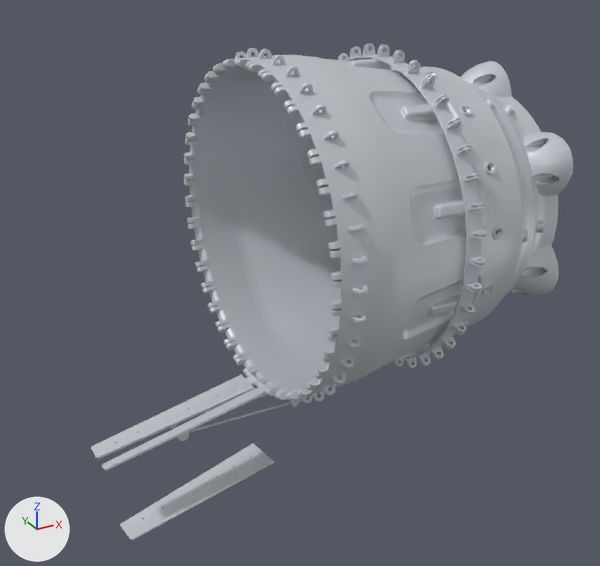
A saved change to the glTF model models/exhaust.glb.
Both versions are drawn from a 50 mm lens placed at (0.191, -2.126, 1.295), pointed at (0.53, -1.51, 0.987). Lighting does not change. The marker at lower left points along +X, +Y and +Z. The first picture is the older version. Where no turn or scale is listed for an object, it has been applied to the vertices. Vertices at exactly the same position are counted once.

Before the edit, the objects in view are built like this:
```python
ob_blade_1 = bpy.data.objects.new('Blade 1', me_blade_1)
ob_blade_1.parent = ob_exhaust
ob_blade_1.location = (0.42, -1.504, 0.791)
ob_blade_1.scale = (0.0761, 0.0761, 0.0761)
ob_blade_2 = bpy.data.objects.new('Blade 2', me_blade_2)
ob_blade_2.parent = ob_exhaust
ob_blade_2.location = (0.405, -1.532, 0.885)
ob_blade_2.scale = (0.0794, 0.0794, 0.0794)
ob_blade_3 = bpy.data.objects.new('Blade 3', me_blade_3)
ob_blade_3.parent = ob_exhaust
ob_blade_3.location = (0.405, -1.508, 0.883)
ob_blade_3.scale = (0.0794, 0.0794, 0.0794)
ob_flare_base = bpy.data.objects.new('Flare base', me_flare_base)
ob_flare_base.location = (0.6137, -1.5076, 1.0422)
ob_flare_lever_1 = bpy.data.objects.new('Flare lever 1', me_flare_lever_1)
ob_flare_lever_1.parent = ob_exhaust
ob_flare_lever_1.location = (0.455, -1.519, 0.876)
ob_flare_lever_1.scale = (0.058, 0.058, 0.058)
ob_flare_lever_2 = bpy.data.objects.new('Flare lever 2', me_flare_lever_2)
ob_flare_lever_2.parent = ob_exhaust
ob_flare_lever_2.location = (0.564, -1.521, 0.886)
ob_flare_lever_2.scale = (0.0558, 0.0558, 0.0558)
ob_flare_lever_3 = bpy.data.objects.new('Flare lever 3', me_flare_lever_3)
ob_flare_lever_3.parent = ob_exhaust
ob_flare_lever_3.location = (0.505, -1.521, 0.884)
ob_flare_lever_3.scale = (0.0174, 0.0174, 0.0174)
ob_rear_casing = bpy.data.objects.new('Rear casing', me_rear_casing)
ob_rear_casing.location = (0.6105, -1.5076, 1.0422)
```
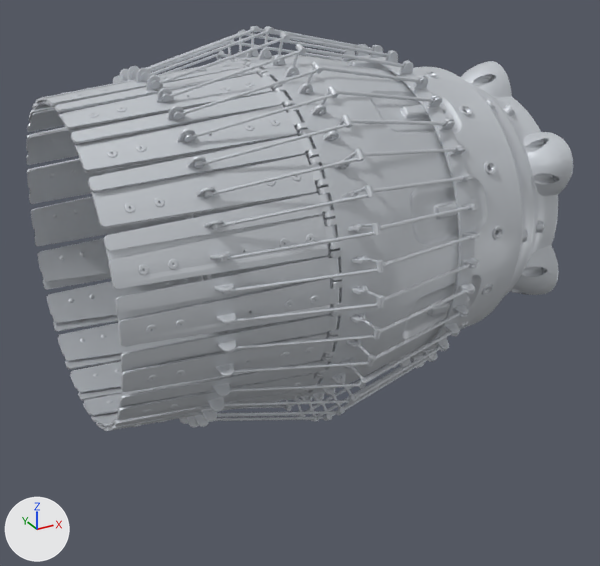
Commit message: Update the exhaust model to the fixed assembly

The change, as a diff of the scene's bpy script:
```diff
--- a/models/exhaust.glb.py
+++ b/models/exhaust.glb.py
@@ me_flare_lever_1 @@
 # used by ob_flare_lever_1; parent = ob_exhaust; location = (0.455, -1.519, 0.876); scale = (0.058, 0.058, 0.058)
-me_flare_lever_1.from_pydata(...)  # 1258 vertices, 2508 faces, 1246 loose edges; spans x -1.0..1.0, y -0.27..0.27, z -0.07..0.07
+me_flare_lever_1.from_pydata(...)  # 11025 vertices, 21890 faces, 11652 loose edges; spans x -0.33..0.33, y -1.0..1.0, z -1.0..1.0
+# me_flare_lever_1 part 1: 11025 vertices added at x -0.33..0.33, y -1.0..1.0, z -1.0..1.0
+# me_flare_lever_1 part 2: 1258 vertices removed from x -1.0..1.0, y -0.27..0.27, z -0.07..0.07
 me_flare_lever_1.materials.append(mat_heat_ring)
@@ me_flare_lever_2 @@
 # used by ob_flare_lever_2; parent = ob_exhaust; location = (0.564, -1.521, 0.886); scale = (0.0558, 0.0558, 0.0558)
-me_flare_lever_2.from_pydata(...)  # 564 vertices, 1128 faces, 576 loose edges; spans x -1.0..1.0, y -0.27..0.27, z -0.26..0.26
+me_flare_lever_2.from_pydata(...)  # 4581 vertices, 9162 faces, 6074 loose edges; spans x -0.32..0.32, y -1.0..1.0, z -1.0..1.0
+# me_flare_lever_2 part 3: 4581 vertices added at x -0.32..0.32, y -1.0..1.0, z -1.0..1.0
+# other edits to the shape of me_flare_lever_2 do not show in these pictures
 me_flare_lever_2.materials.append(mat_heat_ring)
@@ me_blade_1 @@
 # used by ob_blade_1; parent = ob_exhaust; location = (0.42, -1.504, 0.791); scale = (0.0761, 0.0761, 0.0761)
-me_blade_1.from_pydata(...)  # 553 vertices, 1122 faces, 551 loose edges; spans x -1.0..1.0, y -0.31..0.31, z -0.22..0.22
+me_blade_1.from_pydata(...)  # 4394 vertices, 9108 faces, 4818 loose edges; spans x -0.53..0.53, y -1.0..1.0, z -1.0..1.0
+# me_blade_1 part 7: 4394 vertices added at x -0.53..0.53, y -1.0..1.0, z -1.0..1.0
+# me_blade_1 part 8: 553 vertices removed from x -1.0..1.0, y -0.31..0.31, z -0.22..0.22
 me_blade_1.materials.append(mat_heat_ring)
@@ me_blade_3 @@
 # used by ob_blade_3; parent = ob_exhaust; location = (0.405, -1.508, 0.883); scale = (0.0794, 0.0794, 0.0794)
-me_blade_3.from_pydata(...)  # 1786 vertices, 3592 faces, 660 loose edges; spans x -1.0..1.0, y -0.18..0.18, z -0.22..0.22
+me_blade_3.from_pydata(...)  # 15484 vertices, 31376 faces, 10511 loose edges; spans x -0.54..0.54, y -1.0..1.0, z -1.0..1.0
+# me_blade_3 part 5: 15484 vertices added at x -0.54..0.54, y -1.0..1.0, z -1.0..1.0
+# me_blade_3 part 6: 1786 vertices removed from x -1.0..1.0, y -0.18..0.18, z -0.22..0.22
 me_blade_3.materials.append(mat_heat_ring)
@@ me_blade_2 @@
 # used by ob_blade_2; parent = ob_exhaust; location = (0.405, -1.532, 0.885); scale = (0.0794, 0.0794, 0.0794)
-me_blade_2.from_pydata(...)  # 1292 vertices, 2584 faces, 217 loose edges; spans x -1.0..1.0, y -0.11..0.11, z -0.23..0.23
+me_blade_2.from_pydata(...)  # 11251 vertices, 22502 faces, 5864 loose edges; spans x -0.55..0.55, y -1.0..1.0, z -1.0..1.0
+# me_blade_2 part 4: 1292 vertices removed from x -1.0..1.0, y -0.11..0.11, z -0.23..0.23; 11251 vertices added at x -0.55..0.55, y -1.0..1.0, z -1.0..1.0
 me_blade_2.materials.append(mat_heat_ring)
@@ ob_flare_lever_1 @@
 ob_flare_lever_1.parent = ob_exhaust
-ob_flare_lever_1.location = (0.455, -1.519, 0.876)
-ob_flare_lever_1.scale = (0.058, 0.058, 0.058)
+ob_flare_lever_1.location = (0.45, -1.508, 1.042)
+ob_flare_lever_1.scale = (0.173, 0.173, 0.173)
@@ ob_flare_lever_2 @@
 ob_flare_lever_2.parent = ob_exhaust
-ob_flare_lever_2.location = (0.564, -1.521, 0.886)
-ob_flare_lever_2.scale = (0.0558, 0.0558, 0.0558)
+ob_flare_lever_2.location = (0.557, -1.508, 1.042)
+ob_flare_lever_2.scale = (0.173, 0.173, 0.173)
@@ ob_flare_base @@
 ob_flare_base = bpy.data.objects.new('Flare base', me_flare_base)
-ob_flare_base.location = (0.6137, -1.5076, 1.0422)
+ob_flare_base.location = (0.6068, -1.5076, 1.0422)
@@ ob_flare_lever_3 @@
 ob_flare_lever_3.parent = ob_exhaust
-ob_flare_lever_3.location = (0.505, -1.521, 0.884)
-ob_flare_lever_3.scale = (0.0174, 0.0174, 0.0174)
+ob_flare_lever_3.location = (0.502, -1.508, 1.042)
+ob_flare_lever_3.scale = (0.173, 0.173, 0.173)
@@ ob_blade_1 @@
 ob_blade_1.parent = ob_exhaust
-ob_blade_1.location = (0.42, -1.504, 0.791)
-ob_blade_1.scale = (0.0761, 0.0761, 0.0761)
+ob_blade_1.location = (0.401, -1.508, 1.042)
+ob_blade_1.scale = (0.143, 0.143, 0.143)
@@ ob_blade_3 @@
 ob_blade_3.parent = ob_exhaust
-ob_blade_3.location = (0.405, -1.508, 0.883)
-ob_blade_3.scale = (0.0794, 0.0794, 0.0794)
+ob_blade_3.location = (0.404, -1.508, 1.042)
+ob_blade_3.scale = (0.149, 0.149, 0.149)
@@ ob_blade_2 @@
 ob_blade_2.parent = ob_exhaust
-ob_blade_2.location = (0.405, -1.532, 0.885)
-ob_blade_2.scale = (0.0794, 0.0794, 0.0794)
+ob_blade_2.location = (0.404, -1.508, 1.042)
+ob_blade_2.scale = (0.147, 0.147, 0.147)
@@ ob_rivet_2x4 @@
+ob_rivet_2x4 = bpy.data.objects.new('Rivet 2x4', me_rivet_2x4)  # 51148 vertices, 101858 faces, 35522 loose edges; spans x -0.063..0.063, y -0.146..0.146, z -0.146..0.146; in mat_heat_ring (light grey #ced3d8)
+ob_rivet_2x4.location = (0.4045, -1.5076, 1.0422)
```

What differs and where, as boxes [x1, y1, x2, y2] in the pictures (600 x 566 px):
'Blade 3', reshaped, moved, rescaled (89% wider, 328% taller)
    before: [91, 373, 257, 459]
    after: [26, 60, 340, 431]
'Blade 2', reshaped, moved, rescaled (87% wider, 319% taller)
    before: [102, 383, 268, 471]
    after: [27, 59, 339, 431]
'Blade 1', reshaped, moved, rescaled
    before: [120, 443, 275, 540]
    after: [28, 98, 327, 427]
'Flare lever 1', reshaped, moved, rescaled (mostly hidden before)
    before: [181, 394, 291, 437]
    after: [116, 26, 383, 422]
'Flare base', moved
    before: [338, 43, 487, 368]
    after: [333, 44, 480, 368]
'Flare lever 2', reshaped, moved, rescaled (mostly hidden before)
    before: [290, 396, 308, 405]
    after: [217, 26, 480, 421]
'Rivet 2x4', added
    after: [49, 64, 319, 427]
'Flare lever 3', moved, rescaled (mostly hidden before)
    before: [290, 400, 298, 407]
    after: [216, 26, 384, 421]
part 1 of me_flare_lever_1, added
    after: [116, 26, 383, 422]
part 2 of me_flare_lever_1, deleted (mostly hidden)
    before: [181, 394, 291, 437]
part 3 of me_flare_lever_2, added
    after: [217, 26, 480, 421]
part 5 of me_blade_3, added
    after: [26, 60, 340, 431]
part 6 of me_blade_3, deleted
    before: [91, 373, 257, 459]
part 7 of me_blade_1, added
    after: [28, 98, 327, 427]
part 8 of me_blade_1, deleted
    before: [120, 443, 275, 540]
